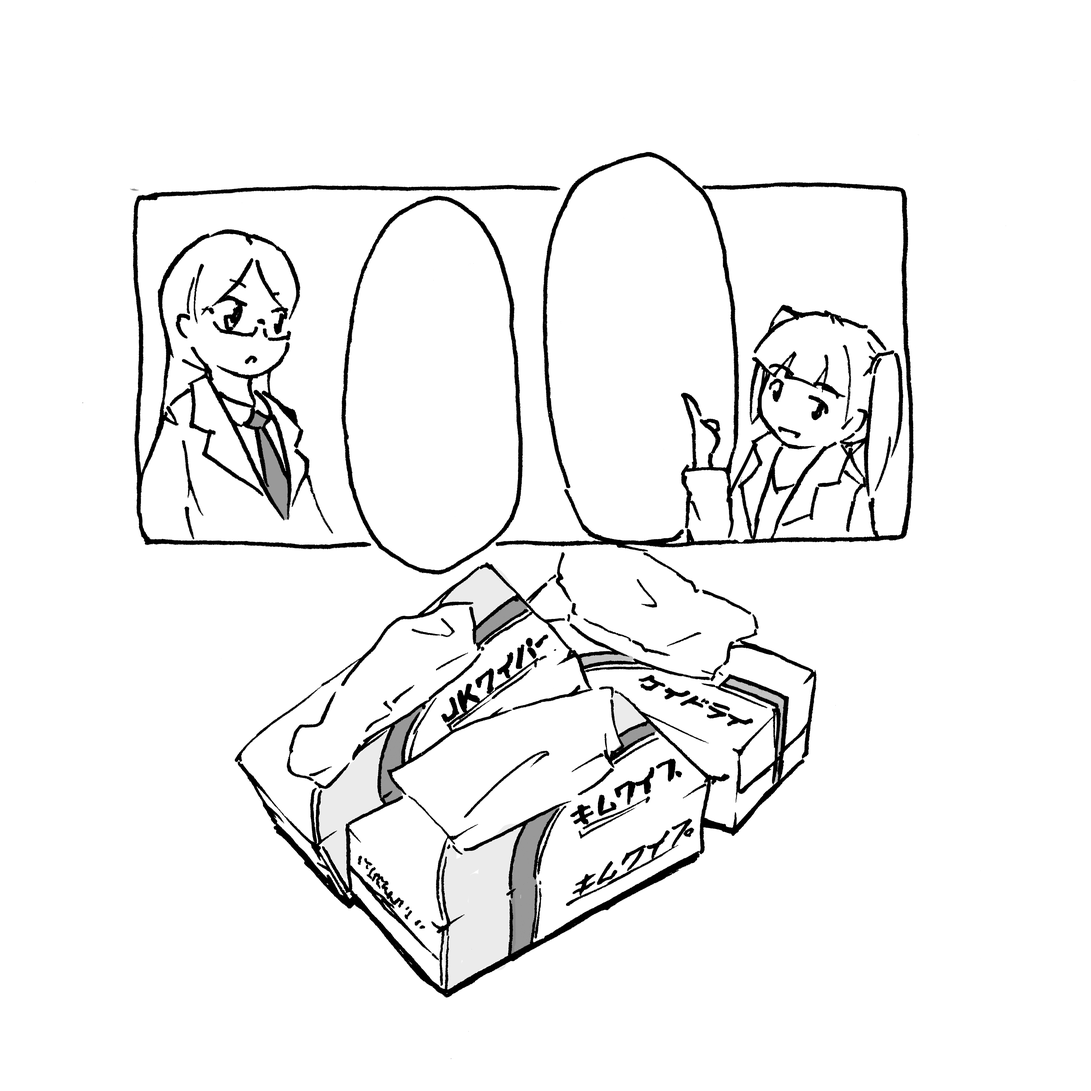
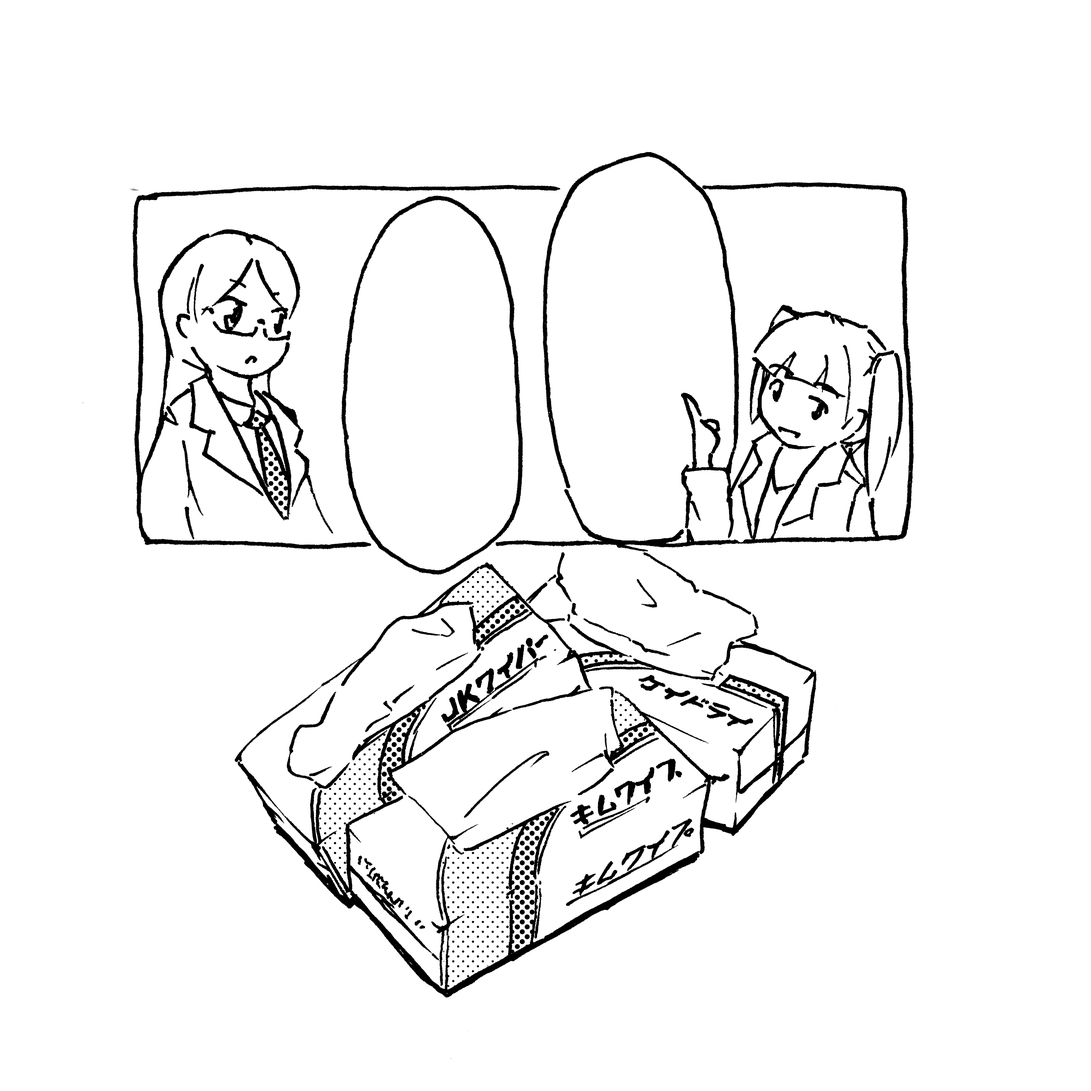
Layers edited between the first and the second 1091 × 1091 image:
added layer "レイヤー 4" (multiply) above "グループ 1" over [249, 410, 785, 990]
moved "レイヤー 2" into group "グループ 1" over [581, 651, 785, 784]
moved "レイヤー 1" into group "グループ 1" over [249, 410, 658, 956]
moved "レイヤー 3" into group "グループ 1" over [318, 564, 646, 990]
added layer "べた塗り 1" over [249, 410, 785, 990]
